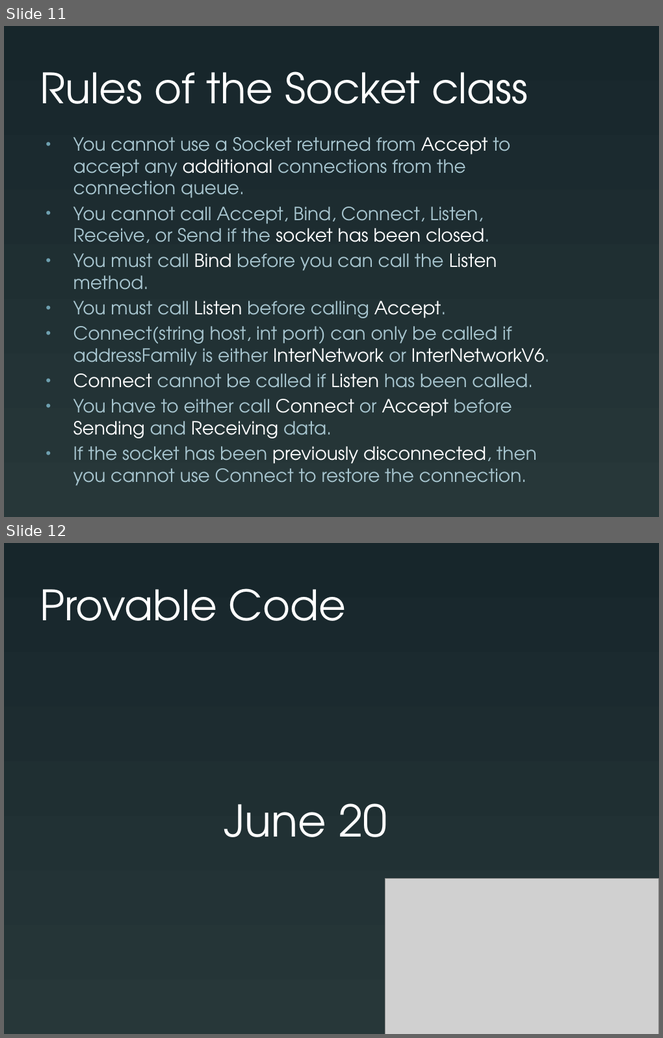
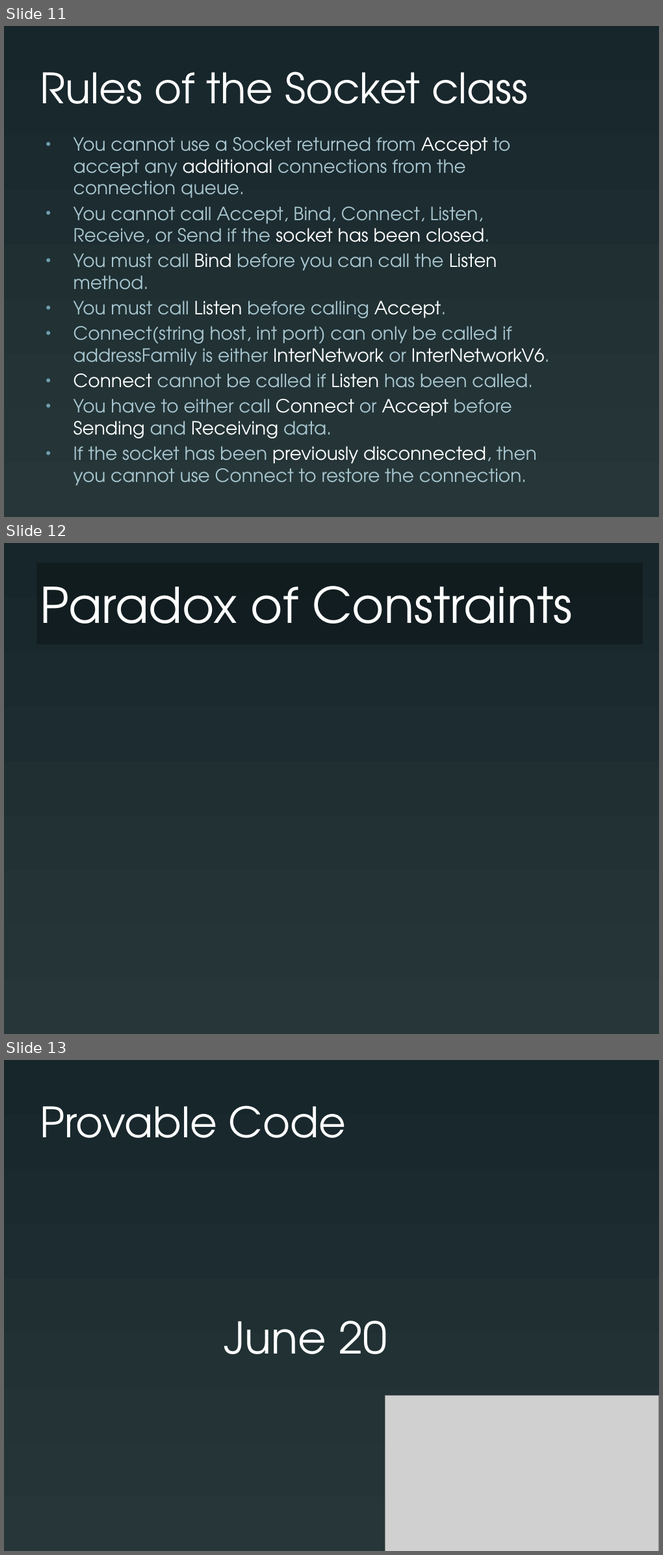
Before and after one commit to michaellperry/Provable-APIs, a slide deck: Presentation/4 Ways to Prevent Code Abuse.pptx. Shown one above the other, each under a label of ours: slides 11 and 12 before the commit, slides 11, 12 and 13 after it. The pictures are 663x1038 and 663x1555 pixels, drawn with LibreOffice and Linux fonts; fonts in the diff are those of the drawing; grey boxes stand for pictures; background and template pictures are left out. Boxes give left, top, right and bottom in pixels: in the first picture for what was removed or moved away, otherwise in the second. Text is boxed around its words. In the diff, an @@ line names an element or a change of style, - is before the commit and + after.

Commit message:
Added paradox of constraints slide.

```diff
--- a/Presentation/4 Ways to Prevent Code Abuse.pptx
+++ b/Presentation/4 Ways to Prevent Code Abuse.pptx
@@ slide 12 added at (4, 543, 659, 1034), background picture (left out) @@
@@ title added at (36, 563, 643, 644), fill #000000 at 26% opacity, 54 pt, text #FFFFFF @@
+Paradox of Constraints
@@ what was slide 12 is now slide 13 @@
```
